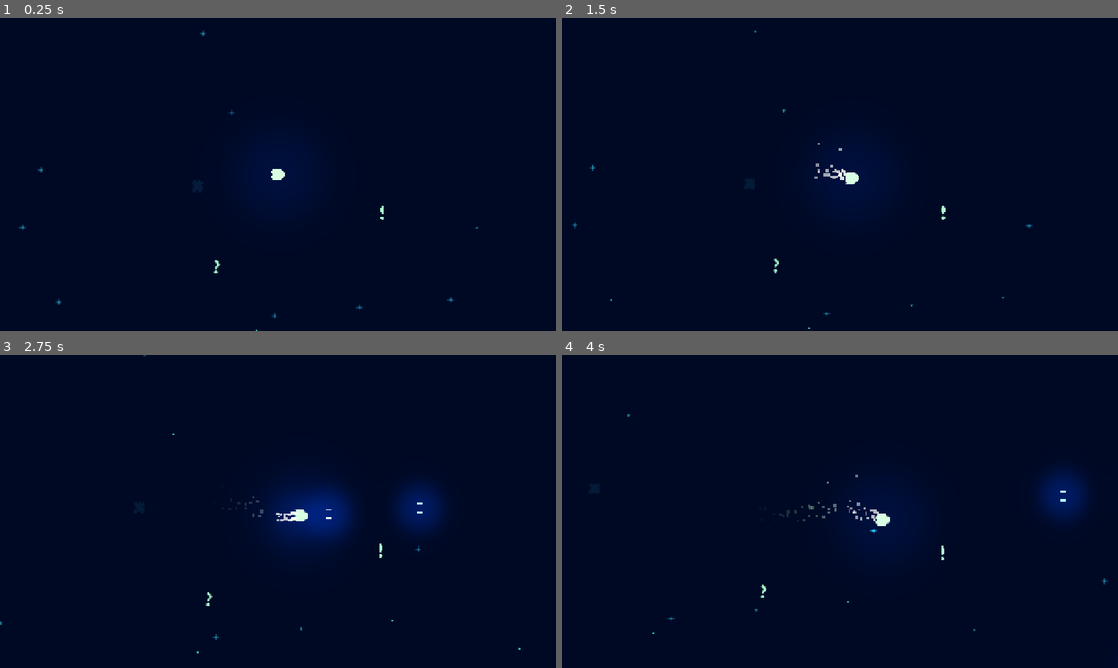
Above: before the commit, frames 1-4 (two rows, left to right).
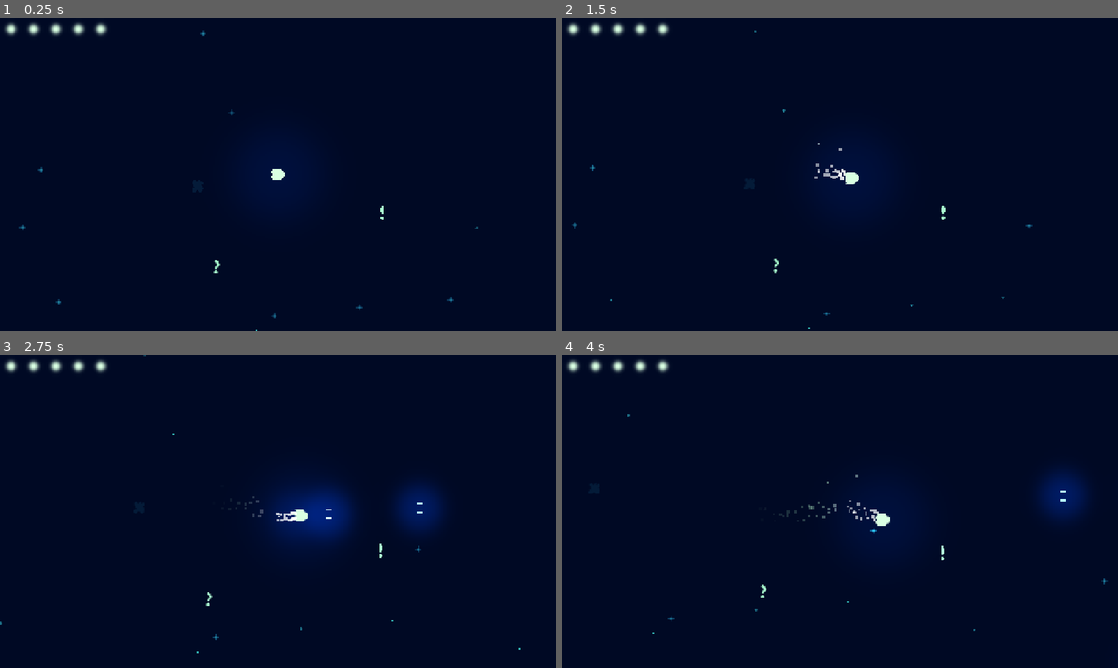
Above: after the commit, the same moments.

Repository: 95jonpet/ld58
Game: Godot game, scene res://main.tscn
The game is run twice, just before and just after one commit, with the same random seed, the same clock (stepped at 60 frames per second) and the same inputs.
Inputs:
- Up to frame 1 (0.25 s): no input
- Up to frame 2 (1.5 s): tap Enter at 0.5 s; hold W (accelerate) 0.53-1.28 s; tap D (rotate_clockwise) at 0.6 s; tap A (rotate_counter_clockwise) at 1.35 s
- Up to frame 3 (2.75 s): hold W (accelerate) from 2.03 s (still down); hold Space (shoot) from 2.03 s (still down)
- Up to frame 4 (4 s): release Space (shoot) at 2.78 s; tap D (rotate_clockwise) at 2.85 s; release W (accelerate) at 3.53 s; tap A (rotate_counter_clockwise) at 3.6 s

The runs differ from the first frame. In frame 1, 0.4% of the frame differs, in the area x 0-20%, y 1-6%; in frame 2, 0.4%; in frame 3, 0.4%; in frame 4, 0.4%.

Commit message:
Add health

Diff:
--- a/game/game.gd
+++ b/game/game.gd
@@ -129,5 +129,6 @@
 	_generate_missile_plattform()
 
 func _on_out_of_area_timer_timeout() -> void:
+	Globals.player_health -= 1
 	AudioPlayer.play(PLAYER_HURT)
 	ScreenShake.apply_shake(25)
--- a/global/events.gd
+++ b/global/events.gd
@@ -2,3 +2,6 @@
 
 @warning_ignore("unused_signal")
 signal camera_moved(camera: Camera, old_global_pos: Vector2, new_global_pos: Vector2)
+
+@warning_ignore("unused_signal")
+signal player_health_changed(new_health: int, old_health: int)
--- a/global/globals.gd
+++ b/global/globals.gd
@@ -1,3 +1,10 @@
 extends Node
 
+const PLAYER_MAX_HEALTH: int = 5
+
 var player_position: Vector2
+var player_health: int = PLAYER_MAX_HEALTH:
+	set(value):
+		var new_health: int = clampi(value, 0, PLAYER_MAX_HEALTH)
+		Events.player_health_changed.emit(new_health, player_health)
+		player_health = new_health
--- a/main.gd
+++ b/main.gd
@@ -2,9 +2,28 @@
 extends Node
 
 @onready var _viewport_container: SubViewportContainer = $SubViewportContainer
+@onready var _health_indicator_template: TextureRect = $HealthIndicatorTemplate
+@onready var _health_indicator_container: HBoxContainer = $HealthIndicatorContainer
+var _health_indicators: Array[TextureRect] = []
 
+
+func _ready() -> void:
+	for _i in range(Globals.PLAYER_MAX_HEALTH):
+		var health_indicator: TextureRect = _health_indicator_template.duplicate()
+		health_indicator.visible = true
+		_health_indicator_container.add_child(health_indicator)
+		_health_indicators.push_back(health_indicator)
+
+	Events.player_health_changed.connect(_on_player_health_changed)
 
 func _on_camera_moved(camera: Camera, _old_pos: Vector2, new_pos: Vector2) -> void:
 	var subpixel_position: Vector2 = new_pos.round() - new_pos
 	camera.global_position = new_pos.round()
 	_viewport_container.material.set_shader_parameter("camera_offset", subpixel_position)
+
+func _on_player_health_changed(new_health: int, _old_health: int) -> void:
+	for i in range(0, _health_indicators.size()):
+		_health_indicators[i].modulate.a = 1.0 if i + 1 <= new_health else 0.25
+
+	if new_health <= 0:
+		print_debug("TODO: Game over")
--- a/main.tscn
+++ b/main.tscn
@@ -1,8 +1,9 @@
-[gd_scene load_steps=5 format=3 uid="uid://dt6ppitfyt5xk"]
+[gd_scene load_steps=6 format=3 uid="uid://dt6ppitfyt5xk"]
 
 [ext_resource type="Script" uid="uid://dckjsjrnmjt7f" path="res://main.gd" id="1_0xm2m"]
 [ext_resource type="PackedScene" uid="uid://dc48ygt52ku8s" path="res://game/game.tscn" id="1_ig7tw"]
 [ext_resource type="Shader" uid="uid://dwgwffnp6j1h4" path="res://main_viewport_shader.gdshader" id="2_h2yge"]
+[ext_resource type="Texture2D" uid="uid://bfw556g483o" path="res://environment/light.png" id="4_1bvp3"]
 
 [sub_resource type="ShaderMaterial" id="ShaderMaterial_h2yge"]
 shader = ExtResource("2_h2yge")
@@ -29,3 +30,15 @@
 render_target_update_mode = 4
 
 [node name="Game" parent="SubViewportContainer/SubViewport" instance=ExtResource("1_ig7tw")]
+
+[node name="HealthIndicatorTemplate" type="TextureRect" parent="."]
+visible = false
+modulate = Color(0.8509804, 1, 0.8862745, 1)
+offset_right = 512.0
+offset_bottom = 512.0
+texture = ExtResource("4_1bvp3")
+
+[node name="HealthIndicatorContainer" type="HBoxContainer" parent="."]
+offset_right = 40.0
+offset_bottom = 40.0
+scale = Vector2(0.1, 0.1)
--- a/missile/missile.gd
+++ b/missile/missile.gd
@@ -7,6 +7,7 @@
 	if move_and_collide(velocity * delta):
 		AudioPlayer.play(MISSILE_HIT)
 		ScreenShake.apply_shake(8)
+		Globals.player_health -= 1
 		queue_free()
 
 
